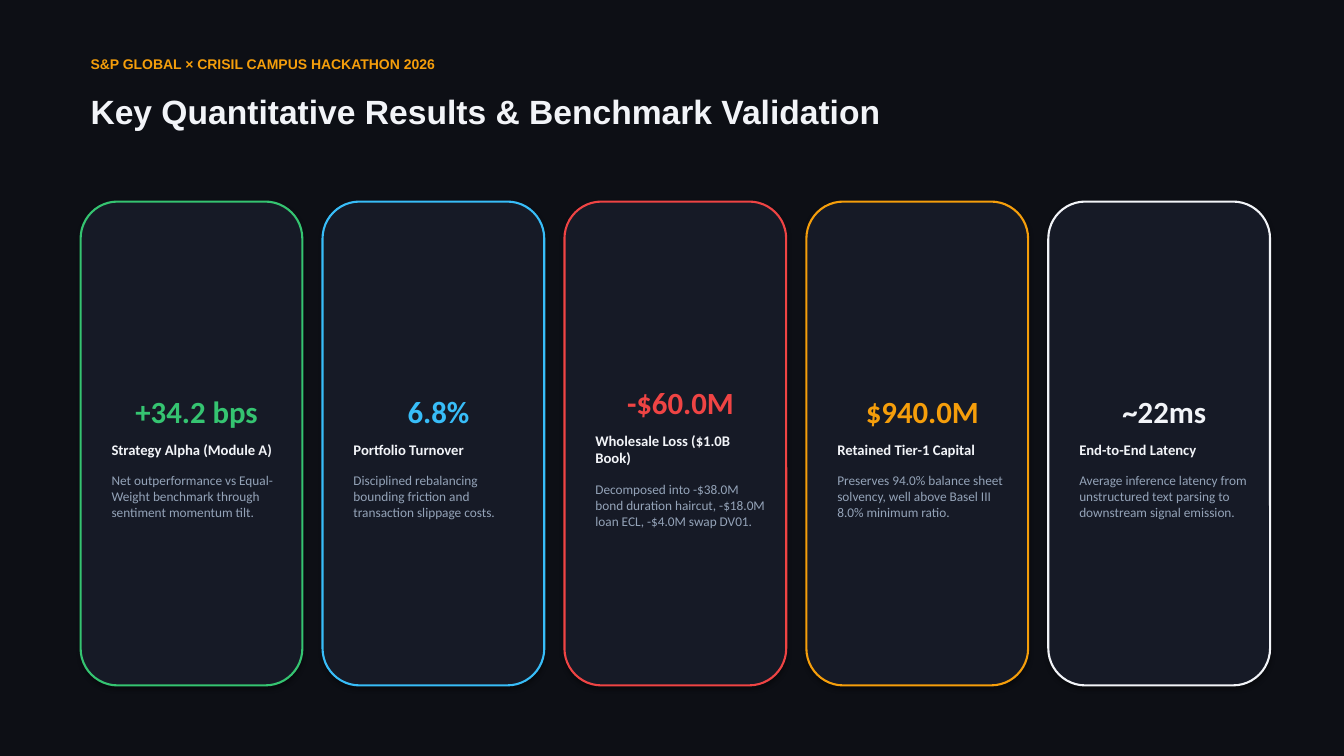
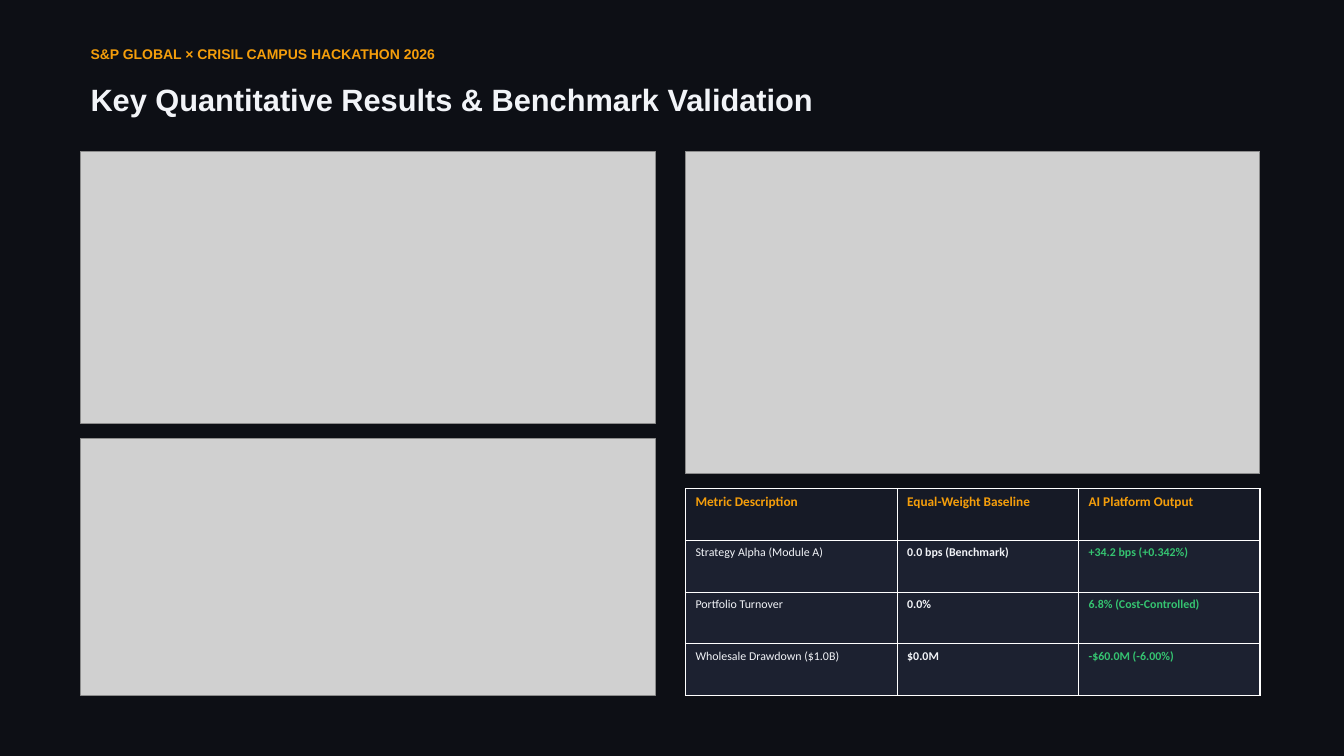
Before and after one commit to Vedant-Nalge/S-P-Crisil-Hackathon, a slide deck: slide 5 of docs/presentation.pptx. Drawn at 1344x756 pixels with LibreOffice and Linux fonts; fonts in the diff are those of the drawing; grey boxes stand for pictures. Boxes give left, top, right and bottom in pixels: in the first picture for what was removed or moved away, otherwise in the second. Text is boxed around its words. In the diff, an @@ line names an element or a change of style, - is before the commit and + after.

Commit message:
docs: enrich PowerPoint presentation deck with visual charts, tables, and sample run infographic

```diff
--- a/docs/presentation.pptx
+++ b/docs/presentation.pptx
@@ text "S&P GLOBAL × CRISIL CAMPUS ...": place and size @@
-text "S&P GLOBAL × CRISIL CAMPUS ..." at bbox=[91, 59, 435, 69]
+text "S&P GLOBAL × CRISIL CAMPUS ..." at bbox=[91, 49, 435, 59]
@@ text "Key Quantitative Results & Benchmark ...": place and size @@
-text "Key Quantitative Results & Benchmark ..." at bbox=[91, 99, 880, 131]
+text "Key Quantitative Results & Benchmark ..." at bbox=[91, 88, 813, 116]
@@ text "Key Quantitative Results & Benchmark ..." at bbox=[91, 88, 813, 116]: size 24 to 22 pt @@
@@ picture added at bbox=[81, 151, 655, 423] @@
@@ picture added at bbox=[686, 151, 1260, 474] @@
@@ rounded rectangle removed at bbox=[81, 202, 302, 686] @@
-+34.2 bps
-Strategy Alpha (Module A)
-Net outperformance vs Equal-Weight benchmark through sentiment momentum tilt.
@@ rounded rectangle removed at bbox=[323, 202, 544, 686] @@
-6.8%
-Portfolio Turnover
-Disciplined rebalancing bounding friction and transaction slippage costs.
@@ rounded rectangle removed at bbox=[565, 202, 786, 686] @@
--$60.0M
-Wholesale Loss ($1.0B Book)
-Decomposed into -$38.0M bond duration haircut, -$18.0M loan ECL, -$4.0M swap DV01.
@@ rounded rectangle removed at bbox=[807, 202, 1028, 686] @@
-$940.0M
-Retained Tier-1 Capital
-Preserves 94.0% balance sheet solvency, well above Basel III 8.0% minimum ratio.
@@ rounded rectangle removed at bbox=[1049, 202, 1270, 686] @@
-~22ms
-End-to-End Latency
-Average inference latency from unstructured text parsing to downstream signal emission.
@@ picture added at bbox=[81, 439, 655, 696] @@
@@ table added at bbox=[686, 489, 1260, 696], 4 rows, 3 columns @@
+Metric Description | Equal-Weight Baseline | AI Platform Output
+Strategy Alpha (Module A) | 0.0 bps (Benchmark) | +34.2 bps (+0.342%)
+Portfolio Turnover | 0.0% | 6.8% (Cost-Controlled)
+Wholesale Drawdown ($1.0B) | $0.0M | -$60.0M (-6.00%)
```
Also in this commit, not shown: 5 other slides changed, 1 slide added, 1 slide removed, 6 other files.
